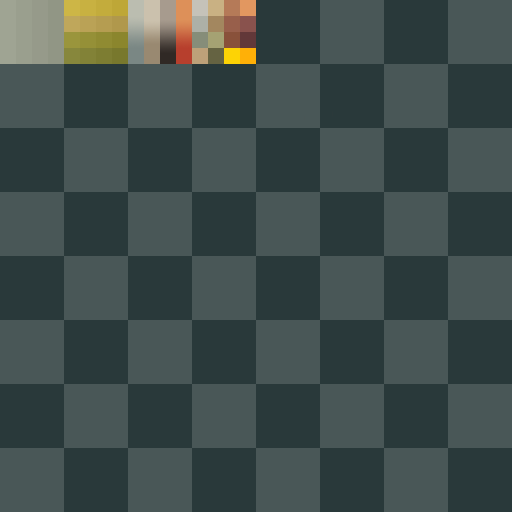
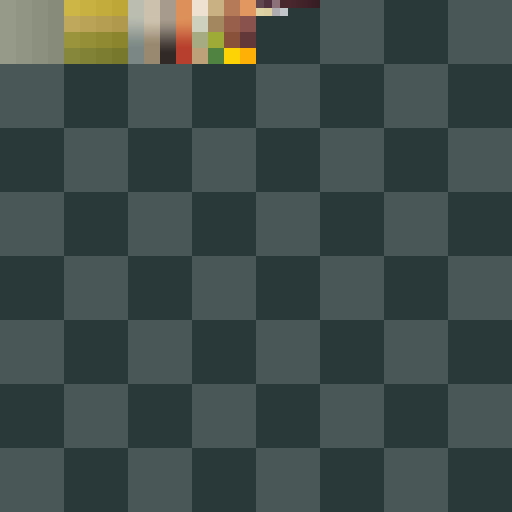
Layers edited between the first and the second 512px x 512px image:
removed layer "Ebene 7" (was soft light, 20%) over (0, 0, 64, 64)
removed layer "Ebene 10" over (208, 32, 224, 64)
removed layer "Ebene 9" (was 45%) over (208, 32, 224, 64)
removed layer "Ebene 8" (was 45%) over (192, 0, 208, 48)
painted on "Ebene 6" over (256, 0, 320, 16)
